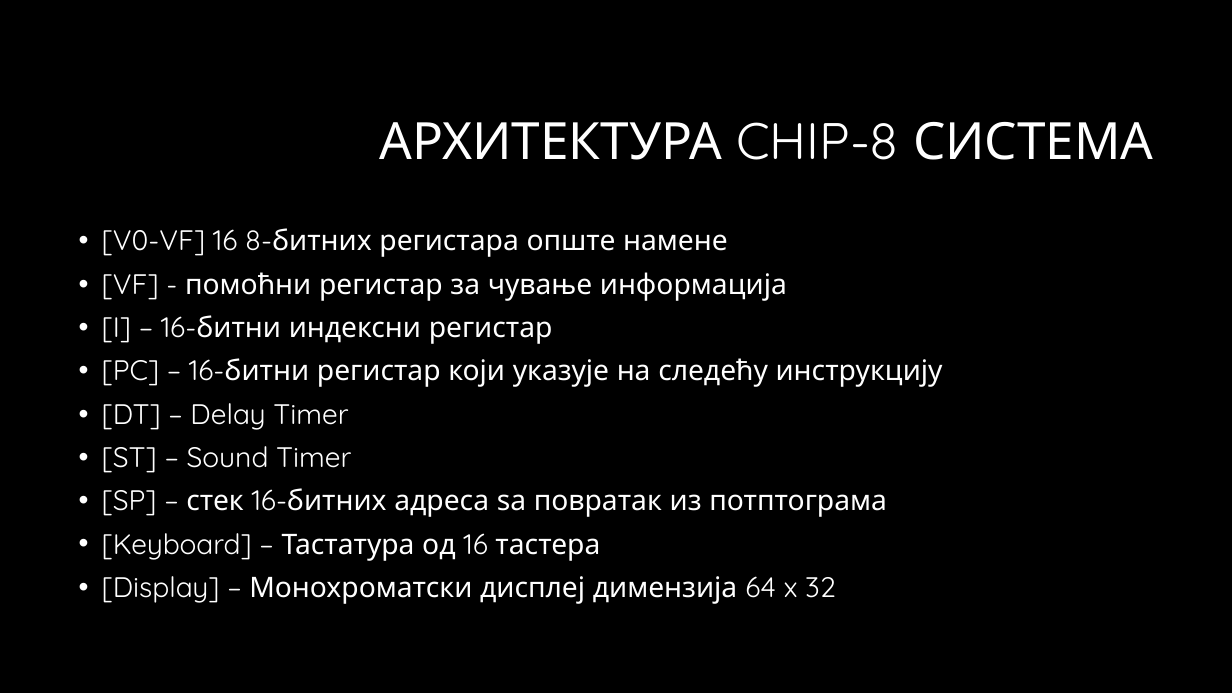
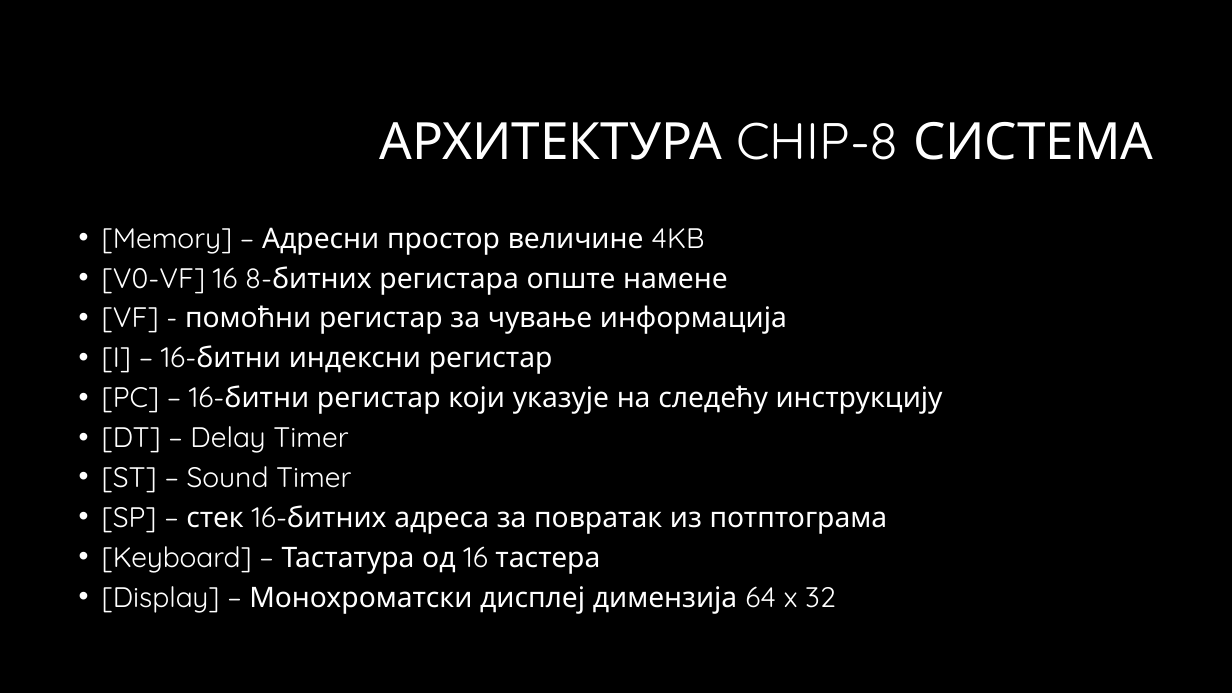
Before and after one commit to markokujundzic/CHIP8, a slide deck: slide 4 of doc/diplomski.pptx (slide 5 before the commit). Drawn at 1232x693 pixels with LibreOffice and Linux fonts; fonts in the diff are those of the drawing; background and template pictures are left out. Boxes give left, top, right and bottom in pixels: in the first picture for what was removed or moved away, otherwise in the second. Text is boxed around its words. In the diff, an @@ line names an element or a change of style, - is before the commit and + after.

```diff
--- a/doc/diplomski.pptx
+++ b/doc/diplomski.pptx
@@ text at box(102, 227, 644, 255): paragraph added @@
+• [Memory] – Адресни простор величине 4KB
@@ text at box(102, 266, 943, 614): line spacing 0.9 to 0.8 @@
@@ text at box(102, 505, 888, 534): text changed @@
-• [SP] – стек 16-битних адреса ѕа повратак из потптограма
+• [SP] – стек 16-битних адреса за повратак из потптограма
```
Also in this commit, not shown: 4 other slides changed, 5 slides removed, 5 other files.
